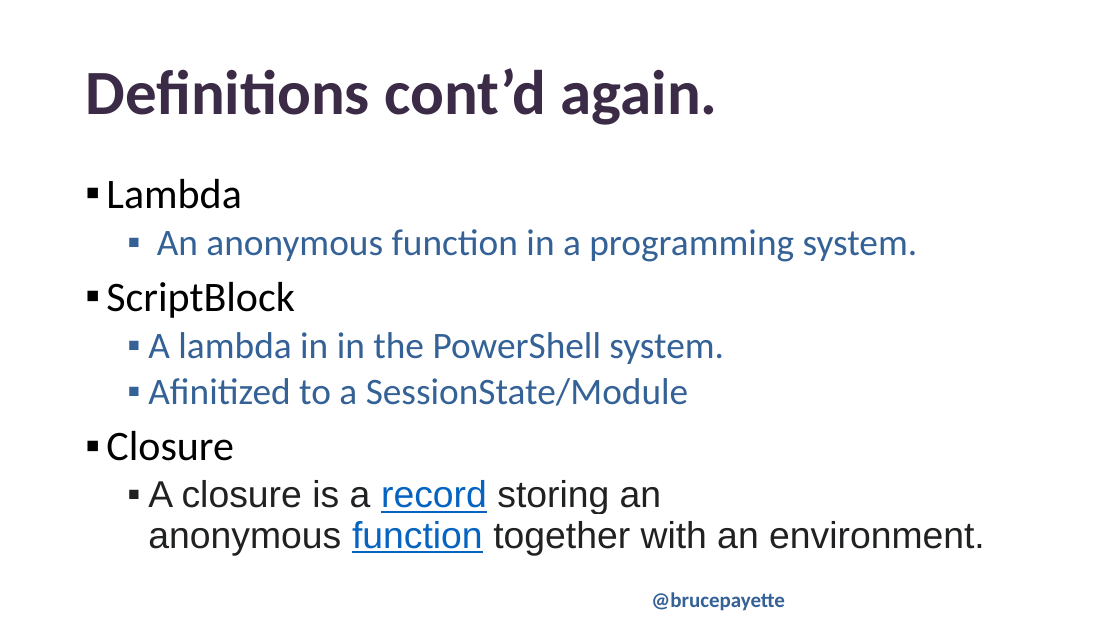
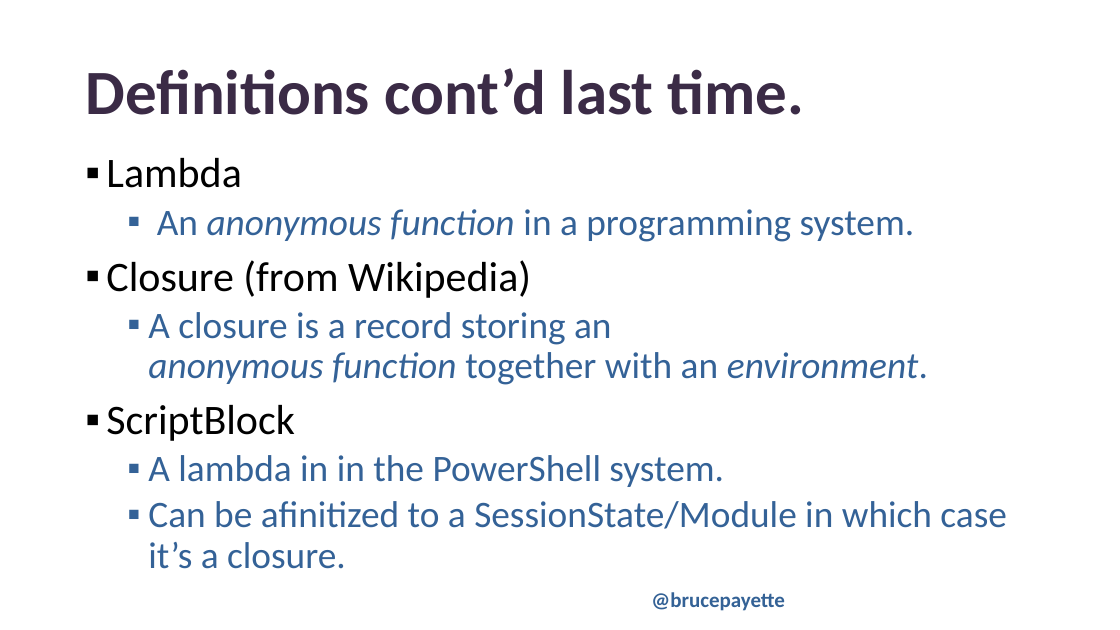
Before and after one commit to BrucePay/PSConfEU2024, a slide deck: slide 12 of payette_2024_closures.pptx (slide 10 before the commit). Drawn at 1120x630 pixels with LibreOffice and Linux fonts; fonts in the diff are those of the drawing; background and template pictures are left out. Boxes give left, top, right and bottom in pixels: in the first picture for what was removed or moved away, otherwise in the second. Text is boxed around its words. In the diff, an @@ line names an element or a change of style, - is before the commit and + after.

```diff
--- a/payette_2024_closures.pptx
+++ b/payette_2024_closures.pptx
@@ title at box(85, 68, 805, 115): text changed @@
-Definitions cont’d again.
+Definitions cont’d last time.
@@ text "Lambda": place and size @@
-text "Lambda" at box(106, 179, 985, 556)
+text "Lambda" at box(106, 158, 1007, 569)
@@ text at box(157, 209, 915, 242): italic on in "anonymous function" @@
@@ text at box(106, 260, 928, 385): paragraphs added @@
+▪ Closure (from Wikipedia)
+  ▪ A closure is a record storing an anonymous function together with an environment.
@@ text at box(148, 501, 1007, 569): text changed; font Arial to Calibri; text colour #202122 to #346297 @@
-  ▪ Afinitized to a SessionState/Module
-▪ Closure
-  ▪ A closure is a record storing an anonymous function together with an environment.
+  ▪ Can be afinitized to a SessionState/Module in which case it’s a closure.
```
Also in this commit, not shown: 5 other slides changed, 5 slides added, 1 slide removed, 1 other file.
